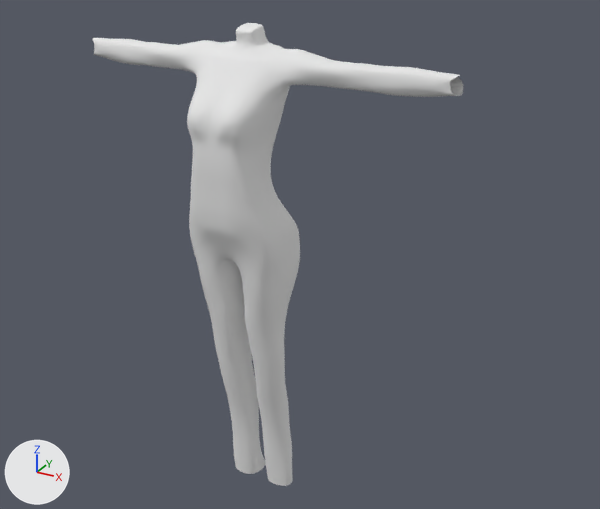
One commit to the Blender file Jinx/Jinx (1).blend: the scene before it, then after it.
Both versions are drawn from a 50 mm lens placed at (12.4, -20.3, 10.2), pointed at (1.3, 0.0, 0.0). The axes (+X, +Y, +Z) are drawn at lower left. The lights are the same throughout.
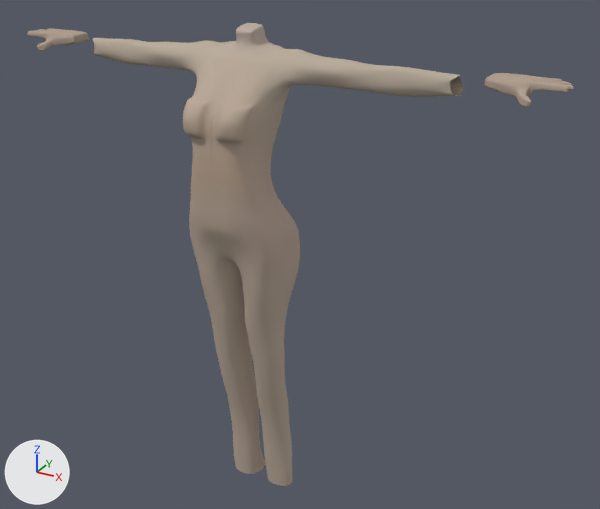
Edits to the bpy script that builds the scene:
```text
Add img_maxresdefault_jpg:
    img_maxresdefault_jpg = load_image('maxresdefault.jpg', 'maxresdefault.jpg', 44, 52, 'sRGB')
Change mat_material:
    remove mat_material.base_color = (0.8, 0.8, 0.8)  # white #e7e7e7
    add mat_material.texture = img_maxresdefault_jpg
Change me_cube:
    used by ob_cube; location = (0.0, 0.0, 0.0)
    verts and faces of me_cube; kept vertices keep their numbers, new ones are numbered from 1007
    before: 410 (1.2, -0.5, 5.2), 554 (1.2, -0.4, 5.4), 588 (3.1, -0.5, 6.0), 608 (2.7, -0.5, 6.0), 609 (2.5, -0.5, 6.0)
    before: 639 (2.4, -0.1, 5.9), 642 (2.5, -0.8, 6.0), 643 (2.8, -0.8, 6.0), 712 (3.8, -0.6, 5.9), 713 (4.2, -0.6, 5.9)
    before: 714 (4.6, -0.5, 6.0)
    remove me_cube.from_pydata(...)  # 1007 vertices, 961 faces; spans x 0.0..6.0, y -2.7..0.6, z -8.5..6.8
    add me_cube.from_pydata(...)  # 1830 vertices, 1765 faces; spans x 0.0..8.7, y -2.8..0.6, z -8.5..6.8
    me_cube part 1: a new loose piece of 805 vertices spanning x 6.6..8.7, y -0.7..0.5, z 5.4..6.0, in mat_material (picture img_maxresdefault_jpg)
    me_cube part 2
    6 vertices are removed from x 0.4..0.8, y -2.7..-2.4, z 4.2..4.8
    18 faces are deleted
    6 vertices move from x 0.4..0.8, y -2.7..-2.5, z 4.3..4.7 to x 0.3..1.0, y -2.7..-2.4, z 4.1..5.0
    24 vertices are added at x 0.3..1.1, y -2.8..-2.1, z 4.1..5.0
    36 new faces join them
    me_cube part 3
    add for i in [642, 643, 714]: verts[i] += (0.0, 0.0, 0.0)
    add verts[410] = (1.3, -0.4, 5.2)  # moved
    add verts[554] = (1.4, -0.3, 5.4)  # moved
    add verts[588] = (3.1, -0.5, 6.1)  # moved
    add verts[712] = (3.8, -0.6, 6.0)  # moved
    add verts[608] = (2.8, -0.5, 6.1)  # moved
    add verts[609] = (2.4, -0.5, 6.1)  # moved
    add verts[639] = (2.4, -0.2, 5.9)  # moved
    add verts[713] = (4.2, -0.6, 6.1)  # moved
    me_cube part 4: 2 kept faces spanning x 0.2..1.0, y -2.7..-2.3, z 4.4..4.6 get new texture (UV) coordinates
```

What differs and where, as boxes (x1, y1, x2, y2) in the pictures (600 x 509 px; the box of a moved part takes in the faces that stretch with it):
'Cube', surface changed, reshaped (grey to brown, 48% wider)
    before: (93, 23, 463, 486)
    after: (27, 23, 574, 486)
part 1 of me_cube, added (beige)
    after: (27, 28, 574, 107)
part 2 of me_cube, built on
    before: (187, 97, 255, 142)
    after: (183, 97, 255, 143)
part 3 of me_cube, moved or reshaped
    both: (112, 39, 424, 100)
part 4 of me_cube, surface changed
    before: (187, 116, 248, 130)
    after: (198, 118, 249, 129)
